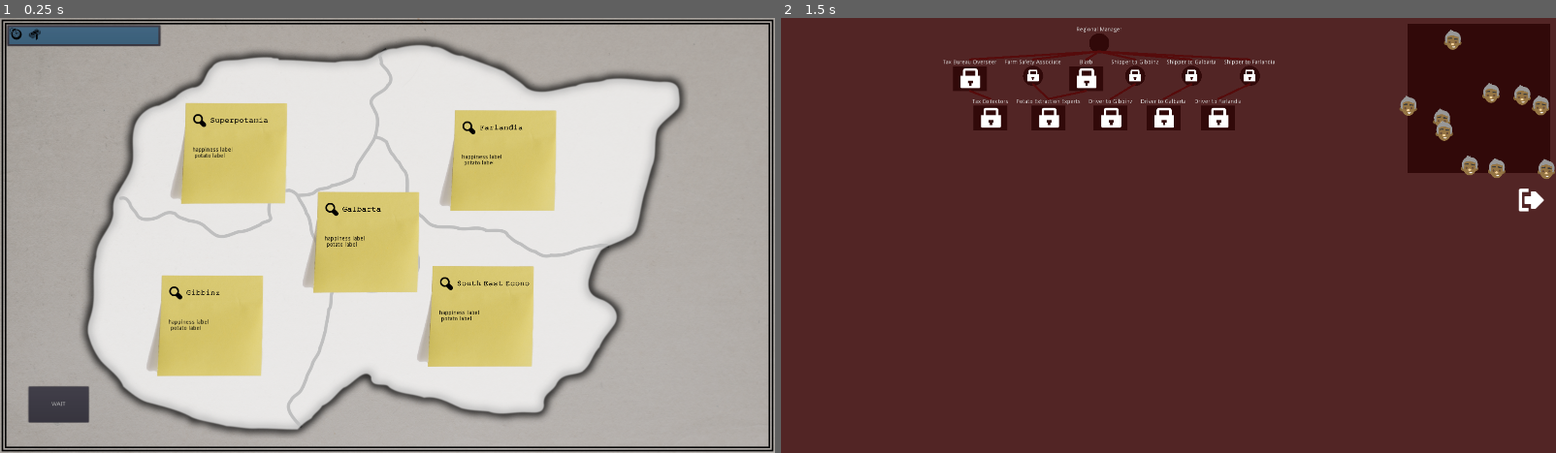
Above: before the commit, frames 1-2 (left to right).
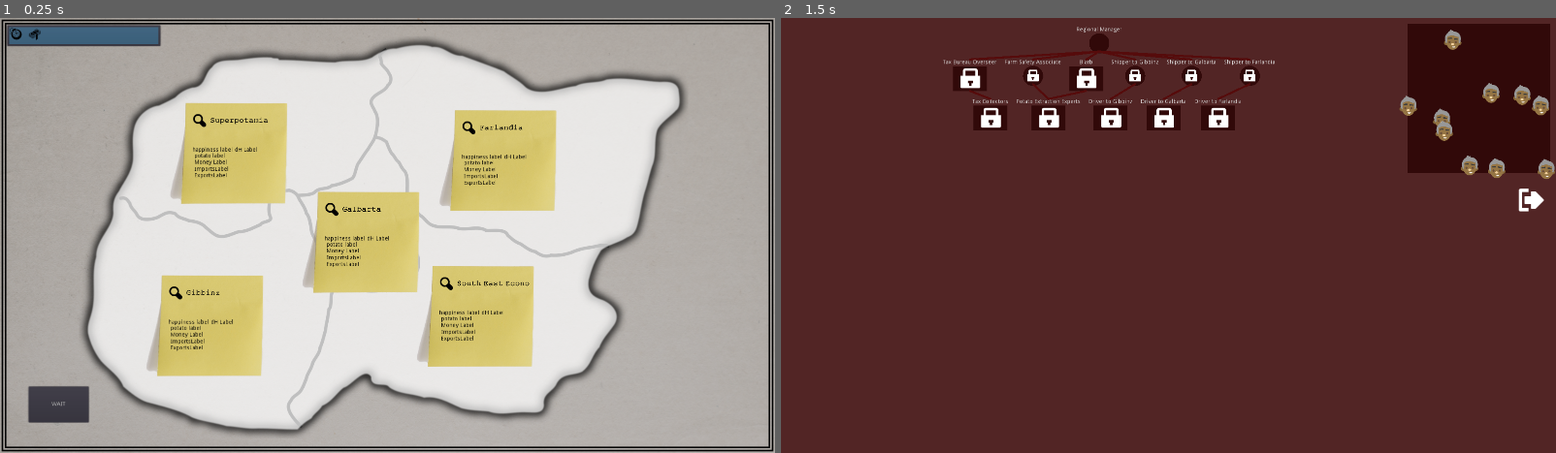
Above: after the commit, the same moments.

Repository: poohshoes/GMTK2020
Game: Godot game, scene res://World.tscn
The game is run twice, just before and just after one commit, with the same random seed, the same clock (stepped at 60 frames per second) and the same inputs.
Inputs:
- Up to frame 1 (0.25 s): no input
- Up to frame 2 (1.5 s): click "Superpotamia" at 0.5 s; click "Gibbinz" at 1.25 s

The runs differ from the first frame. In frame 1, 0.4% of the frame differs, in the area x 22-68%, y 29-77%; in frame 2, nothing differs.

Commit message:
Added labels for data.

Diff:
--- /dev/null
+++ b/Scenes/ExportsLabel.gd
@@ -0,0 +1,4 @@
+extends Label
+
+func set_exports(exports):
+	set_text("Exports: {exports}".format({"exports": exports}))
--- /dev/null
+++ b/Scenes/HappinessChangeLabel.gd
@@ -0,0 +1,9 @@
+extends Label
+
+func set_happiness_change(dH):
+	if dH < 0:
+		set_text("(Down {dH})".format({'dH' : dH}))
+	elif dH > 0:
+		set_text("(Up {dH})".format({'dH' : dH}))
+	else:
+		set_text("No Change")
--- /dev/null
+++ b/Scenes/ImportsLabel.gd
@@ -0,0 +1,4 @@
+extends Label
+
+func set_imports(imports):
+	set_text("Imports: {imports}".format({"imports": imports}))
--- /dev/null
+++ b/Scenes/MoneyLabel.gd
@@ -0,0 +1,9 @@
+extends Label
+
+func set_money_change(dM):
+	if dM < 0:
+		set_text("(Down {dM})".format({'dM' : dM}))
+	elif dM > 0:
+		set_text("(Up {dM})".format({'dM' : dM}))
+	else:
+		set_text("No Change")
--- a/Scenes/Region.gd
+++ b/Scenes/Region.gd
@@ -1,22 +1,24 @@
 extends Node
 
-const FEE_HAPPY_FACTOR = -1.2
-const POTATO_HAPPY_FACTOR = 1.0
+const FEE_HAPPY_FACTOR = -10
+const POTATO_HAPPY_FACTOR = 10
 const POTATO_BUY_PRICE = 15
 const POTATO_SELL_PRICE = 10
+const POTATO_EXT_PRICE = 3 * POTATO_BUY_PRICE
+const MAX_HAPPINESS = 100
+const FEE_RATE = 0.2
 const L = 1.0
 const K = 1.0 # This probably needs to be moved closer to 0.1
 const X0 = 0.0
 
-const FARMER_SALARY = 10
-const FEE_COLLECTOR_SALARY = 20
-const WORKER_SALARY = 5
+const FARMER_SALARY = 100
+const FEE_COLLECTOR_SALARY = 150
+const WORKER_SALARY = 50
 
 export var region_name = "[Name]"
 export var region_id = -1
 export var starting_population = 100
 export var starting_happiness = 20
-export var starting_tax_effectiveness = 0.2
 
 var happiness # Set initial happiness
 var dH # Per-tick change in happiness
@@ -30,14 +32,12 @@
 var dM # Per-tick flow of money surplus/deficit
 
 var regionJobs
-var feeRate
 
 # Called when the node enters the scene tree for the first time.
 func _ready():
 	# Set initial variables
 	happiness = starting_happiness
 	population = starting_population
-	feeRate = starting_tax_effectiveness
 	# Update UI elements
 	$RegionButton.set_text(region_name)
 
@@ -51,6 +51,7 @@
 	var numWorkers = regionJobs.get_num_workers()
 	var numTaxCollectors = regionJobs.taxCollectors.employee.size()
 	var numPotatoFarmers = regionJobs.potatoFarmers.employee.size()
+	dM = 0
 
 	# Update potato production
 	dS = population # Start with one potato produced per person
@@ -58,22 +59,31 @@
 	# Some way to have workers improve potatoes
 	dS += imports - exports # Adjust by net flow
 
-	# Buy imports
-	dM = POTATO_SELL_PRICE * exports - POTATO_BUY_PRICE * imports
+	if dS < 0:
+		# Buy them at a super outrageous price
+		dM += POTATO_EXT_PRICE * dS
+	else:
+		# Buy imports
+		dM += POTATO_SELL_PRICE * exports - POTATO_BUY_PRICE * imports
 	# Collect fees from citizens
-	dM += feeRate * population
+	dM += population * numTaxCollectors * FEE_RATE
 	# Pay salaries
 	dM -= numPotatoFarmers * FARMER_SALARY + numTaxCollectors * FEE_COLLECTOR_SALARY + numWorkers * WORKER_SALARY
 
 	# Calculate happiness
-	dH = FEE_HAPPY_FACTOR * feeRate + POTATO_HAPPY_FACTOR * (dS / population)
+	dH = FEE_HAPPY_FACTOR * numTaxCollectors + POTATO_HAPPY_FACTOR * (dS / population - 1)
+
 
 	# Apply a normalization to make it harder to succeed
 	dH = L/(1+exp(-K * (X0 - dH)))
 
-	happiness = round(happiness + dH)
-	$RegionButton/HappinessLabel.set_happiness(happiness)
+	happiness = min(MAX_HAPPINESS, happiness + dH)
+	$RegionButton/HappinessLabel.set_happiness(round(happiness))
+	$RegionButton/HappinessChangeLabel.set_happiness_change(dH)
 	$RegionButton/PotatoesLabel.set_potatoes(dS)
+	$RegionButton/MoneyLabel.set_money_change(dM)
+	$RegionButton/ImportsLabel.set_imports(imports)
+	$RegionButton/ExportsLabel.set_exports(exports)
 
 	# Reconcile with national treasury (surplus/deficit)
 	return dM
--- a/Scenes/RegionButton.tscn
+++ b/Scenes/RegionButton.tscn
@@ -1,16 +1,20 @@
-[gd_scene load_steps=7 format=2]
+[gd_scene load_steps=11 format=2]
 
 [ext_resource path="res://Resources/zoom.png" type="Texture" id=1]
 [ext_resource path="res://Scenes/RegionButton.gd" type="Script" id=2]
 [ext_resource path="res://Scenes/HappinessLabel.gd" type="Script" id=3]
 [ext_resource path="res://Scenes/PotatoesLabel.gd" type="Script" id=4]
+[ext_resource path="res://Scenes/HappinessChangeLabel.gd" type="Script" id=5]
+[ext_resource path="res://Scenes/MoneyLabel.gd" type="Script" id=6]
+[ext_resource path="res://Scenes/ImportsLabel.gd" type="Script" id=7]
+[ext_resource path="res://Scenes/ExportsLabel.gd" type="Script" id=8]
 
-[sub_resource type="DynamicFontData" id=3]
+[sub_resource type="DynamicFontData" id=1]
 font_path = "res://Font/EscapeTypewriterC-Bold.ttf"
 
 [sub_resource type="DynamicFont" id=2]
 size = 20
-font_data = SubResource( 3 )
+font_data = SubResource( 1 )
 
 [node name="RegionButton" type="Button"]
 margin_left = -1.0
@@ -42,6 +46,18 @@
 "_edit_use_anchors_": false
 }
 
+[node name="HappinessChangeLabel" type="Label" parent="."]
+margin_left = 119.347
+margin_top = 107.724
+margin_right = 219.347
+margin_bottom = 121.724
+custom_colors/font_color = Color( 0, 0, 0, 1 )
+text = "dH Label"
+script = ExtResource( 5 )
+__meta__ = {
+"_edit_use_anchors_": false
+}
+
 [node name="PotatoesLabel" type="Label" parent="."]
 margin_left = 18.6497
 margin_top = 123.243
@@ -53,3 +69,39 @@
 __meta__ = {
 "_edit_use_anchors_": false
 }
+
+[node name="MoneyLabel" type="Label" parent="."]
+margin_left = 18.6497
+margin_top = 139.0
+margin_right = 94.6497
+margin_bottom = 137.243
+custom_colors/font_color = Color( 0, 0, 0, 1 )
+text = "Money Label"
+script = ExtResource( 6 )
+__meta__ = {
+"_edit_use_anchors_": false
+}
+
+[node name="ImportsLabel" type="Label" parent="."]
+margin_left = 18.6497
+margin_top = 156.0
+margin_right = 94.6497
+margin_bottom = 137.243
+custom_colors/font_color = Color( 0, 0, 0, 1 )
+text = "ImportsLabel"
+script = ExtResource( 7 )
+__meta__ = {
+"_edit_use_anchors_": false
+}
+
+[node name="ExportsLabel" type="Label" parent="."]
+margin_left = 18.6497
+margin_top = 172.0
+margin_right = 94.6497
+margin_bottom = 137.243
+custom_colors/font_color = Color( 0, 0, 0, 1 )
+text = "ExportsLabel"
+script = ExtResource( 8 )
+__meta__ = {
+"_edit_use_anchors_": false
+}
